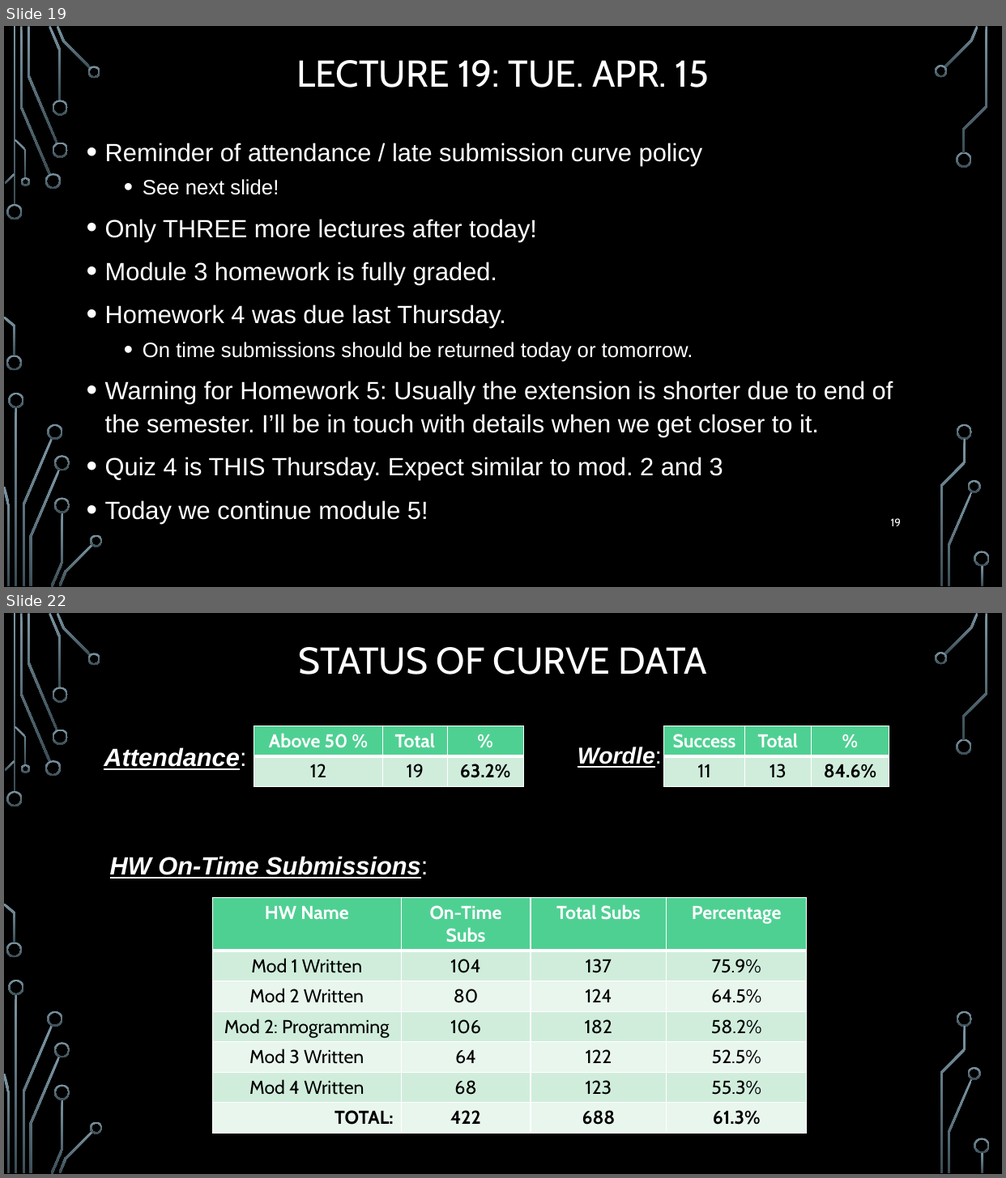
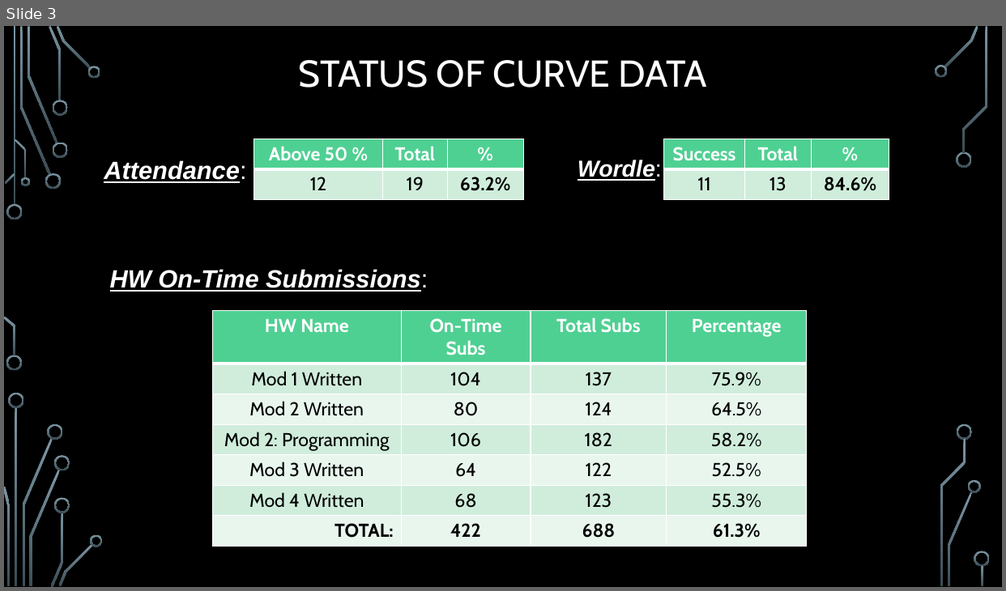
Before and after one commit to markfloryan/dmt2, a slide deck: slides/00-DailyAnnouncements.pptx. Shown one above the other, each under a label of ours: slides 19 and 22 before the commit, slide 3 after it; the slides between them are not shown. The pictures are 1006x1178 and 1006x591 pixels, drawn with LibreOffice and Linux fonts; fonts in the diff are those of the drawing; background and template pictures are left out. Boxes give left, top, right and bottom in pixels: in the first picture for what was removed or moved away, otherwise in the second. Text is boxed around its words. In the diff, an @@ line names an element or a change of style, - is before the commit and + after.

```diff
--- a/slides/00-DailyAnnouncements.pptx
+++ b/slides/00-DailyAnnouncements.pptx
@@ slide 19 removed at <box>4,26,1002,587</box>, background picture (left out); not listed: 36 template elements that a slide beside it also shows @@
@@ title removed at <box>297,60,709,88</box> @@
-LECTURE 19: TUE. APR. 15
@@ text removed at <box>105,143,893,523</box> @@
-• Reminder of attendance / late submission curve policy
-  • See next slide!
-• Only THREE more lectures after today!
-• Module 3 homework is fully graded.
-• Homework 4 was due last Thursday.
-  • On time submissions should be returned today or tomorrow.
-• Warning for Homework 5: Usually the extension is shorter due to end of the semester. I’ll be in touch with details when we get closer to it.
-• Quiz 4 is THIS Thursday. Expect similar to mod. 2 and 3
-• Today we continue module 5!
@@ page number removed at <box>891,518,901,527</box> @@
-19
@@ what was slide 22 is now slide 3 @@
```
Also in this commit, not shown: 1 slide changed, 18 other slides removed, 4 other files.
